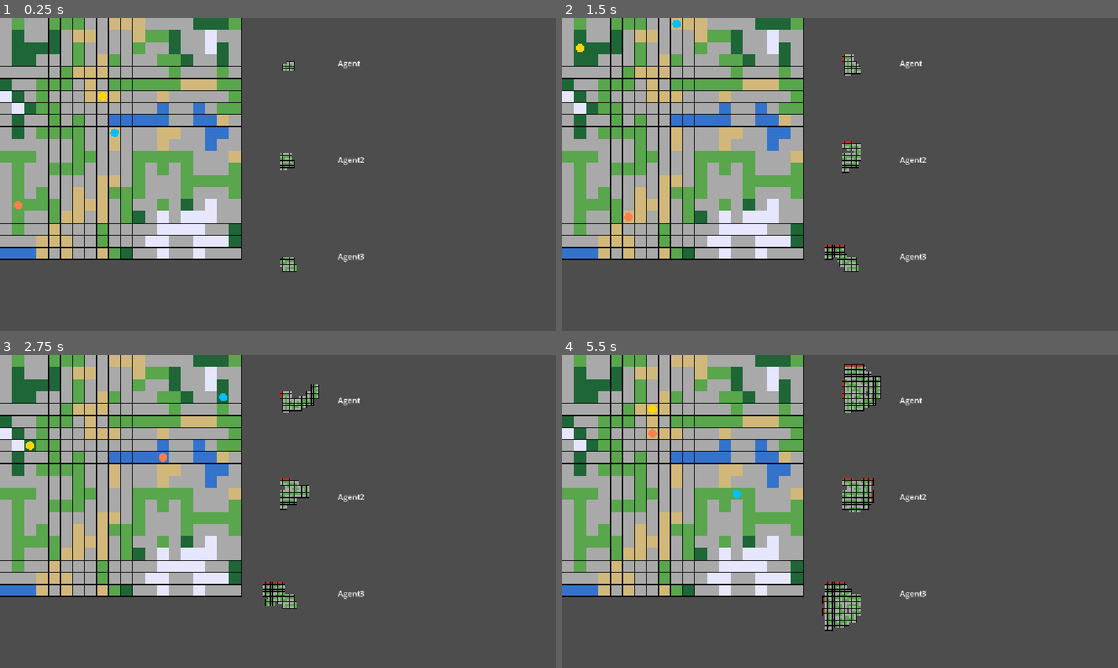
Above: before the commit, frames 1-4 (two rows, left to right).
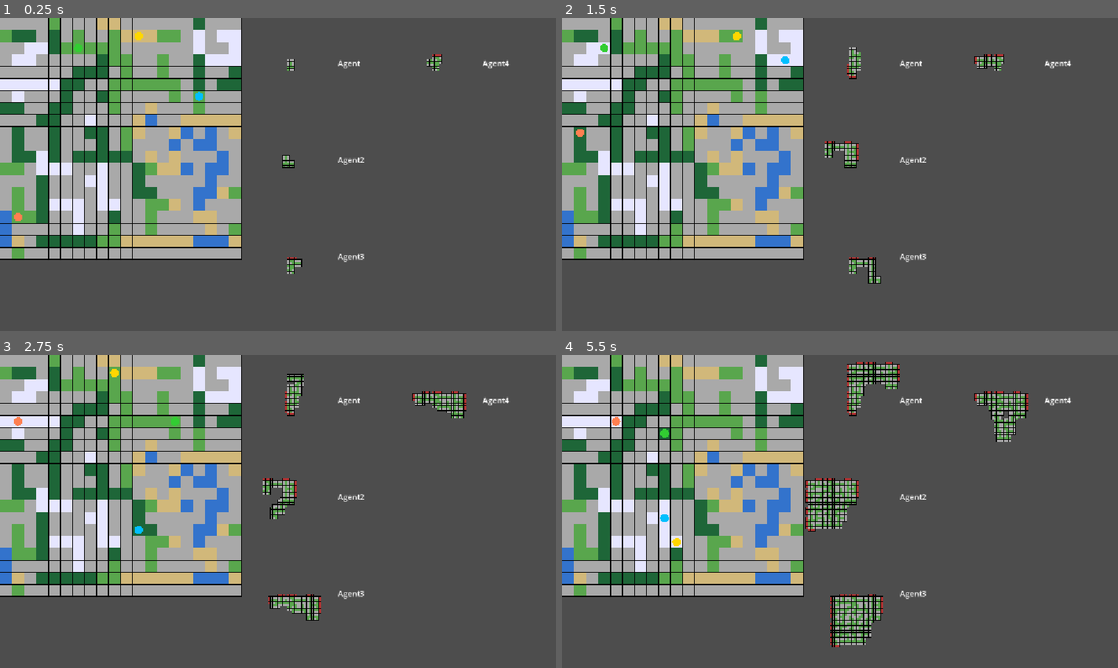
Above: after the commit, the same moments.

Repository: HugoGellida/Projet-SMA-Avanc-
Game: Godot game, scene res://node_2d.tscn
Two runs of this game, one before a commit and one after it. Both use one fixed random seed, a clock stepped at 60 frames per second and the inputs below.
Inputs:
- Up to frame 1 (0.25 s): no input
- Up to frame 2 (1.5 s): no input
- Up to frame 3 (2.75 s): no input
- Up to frame 4 (5.5 s): no input

The runs differ from the first frame. In frame 1, 20% of the frame differs, in the area x 0-92%, y 0-82%; in frame 2, 21%; in frame 3, 22%; in frame 4, 24%, in the area x 0-92%, y 0-94%.

Commit message:
bug fix: agents now know how to order their task correctly.

Diff:
--- a/node_2d.tscn
+++ b/node_2d.tscn
@@ -26,6 +26,9 @@
 [node name="Agent3" type="Node2D" parent="Agents" unique_id=564121910]
 script = ExtResource("3_epypp")
 
+[node name="Agent4" type="Node2D" parent="Agents" unique_id=1082320315]
+script = ExtResource("3_epypp")
+
 [node name="SimulationManager" type="Node2D" parent="." unique_id=506008237]
 script = ExtResource("4_0hol4")
 
@@ -41,4 +44,7 @@
 [node name="AgentMapRenderer3" type="Node2D" parent="." unique_id=977042657]
 script = ExtResource("4_q6r6c")
 
+[node name="AgentMapRenderer4" type="Node2D" parent="." unique_id=2071851482]
+script = ExtResource("4_q6r6c")
+
 [connection signal="timeout" from="SimulationManager/StepTimer" to="SimulationManager" method="_on_setp_timer_timeout"]
--- a/scripts/Agent.gd
+++ b/scripts/Agent.gd
@@ -158,6 +158,19 @@
 	_remove_invalid_assigned_tasks()
 
 
+func resume_unfinished_exploration() -> void:
+	task_assignments.clear()
+	assignment_revisions.clear()
+	exploration_round_active = false
+	exploration_finished = false
+	waiting_log_emitted = false
+	_refresh_cells_to_explore()
+	print(
+		"[RESUME] %s restarting frontier exploration; %d frontiers available."
+		% [name, cells_to_explore.size()]
+	)
+
+
 func perceive(observation: Dictionary) -> void:
 	for offset: Vector2i in observation:
 		var local_coord := local_position + offset
@@ -198,7 +211,7 @@
 	cells_to_explore.clear()
 
 	for coord: Vector2i in local_map:
-		if not explored_cells.has(coord) and _is_frontier_position(coord):
+		if _is_frontier_position(coord):
 			cells_to_explore.append(coord)
 
 
@@ -342,7 +355,6 @@
 		)
 
 	if assignment_changes["pair_changed"]:
-		exploration_round_active = true
 		exploration_finished = false
 
 	if is_new_contact or map_changed or assignment_changes["other_changed"]:
@@ -463,22 +475,40 @@
 			self_route_cost = total_self_cost
 			self_route_position = task
 
+	var self_assignments_changed: bool = self_tasks != _get_assigned_tasks(self)
+	var sender_assignments_changed: bool = (
+		sender_tasks != _get_assigned_tasks(sender)
+	)
 	task_assignments[self] = self_tasks
 	task_assignments[sender] = sender_tasks
-	assignment_revisions[self] = int(assignment_revisions.get(self, 0)) + 1
-	assignment_revisions[sender] = int(assignment_revisions.get(sender, 0)) + 1
-	exploration_round_active = true
-	exploration_finished = false
-	waiting_log_emitted = false
-	print(
-		"[TASKS] %s / %s meeting at %s; %s tasks: %s; %s tasks: %s"
-		% [
-			name,
-			sender.name,
-			meeting_position,
-			name,
-			self_tasks,
-			sender.name,
-			sender_tasks
-		]
+	if self_assignments_changed:
+		assignment_revisions[self] = int(assignment_revisions.get(self, 0)) + 1
+	if sender_assignments_changed:
+		assignment_revisions[sender] = int(assignment_revisions.get(sender, 0)) + 1
+
+	var has_pending_tasks: bool = (
+		not self_tasks.is_empty()
+		or not sender_tasks.is_empty()
+		or not reserved_tasks.is_empty()
 	)
+	if has_pending_tasks or not cells_to_explore.is_empty():
+		exploration_round_active = true
+		exploration_finished = false
+		waiting_log_emitted = false
+	else:
+		exploration_round_active = false
+		exploration_finished = true
+
+	if has_pending_tasks or self_assignments_changed or sender_assignments_changed:
+		print(
+			"[TASKS] %s / %s meeting at %s; %s tasks: %s; %s tasks: %s"
+			% [
+				name,
+				sender.name,
+				meeting_position,
+				name,
+				self_tasks,
+				sender.name,
+				sender_tasks
+			]
+		)
--- a/scripts/Map.gd
+++ b/scripts/Map.gd
@@ -5,7 +5,7 @@
 @export_range(0.0, 0.6)
 var obstacle_density: float = 0.9
 
-@export var seed: int = 666
+@export var seed: int = 12345
 @export var randomize_seed: bool = false
 
 var content: Array[Tile] = []
--- a/scripts/SimulationManager.gd
+++ b/scripts/SimulationManager.gd
@@ -10,6 +10,7 @@
 @onready var agent_map_renderer_1: AgentMapRenderer = $"../AgentMapRenderer1"
 @onready var agent_map_renderer_2: AgentMapRenderer = $"../AgentMapRenderer2"
 @onready var agent_map_renderer_3: AgentMapRenderer = $"../AgentMapRenderer3"
+@onready var agent_map_renderer_4: AgentMapRenderer = $"../AgentMapRenderer4"
 
 
 var agent_with_world_positions: Dictionary = {}
@@ -97,6 +98,12 @@
 		agent.map_renderer.label_text = agent.name
 		agent.map_renderer.position = Vector2(600, 500)
 
+	elif agent.name == "Agent4":
+		agent.map_renderer = agent_map_renderer_4
+		agent.map_renderer.setup(agent)
+		agent.map_renderer.label_text = agent.name
+		agent.map_renderer.position = Vector2(900, 100)
+
 	_update_agent_perception(agent)
 	_update_agent_display(agent)
 
@@ -162,7 +169,7 @@
 	simulation_step += 1
 	var all_finished: bool = true
 
-	print("Simulation step: ", simulation_step)
+	#print("Simulation step: ", simulation_step)
 
 	# execute agents action
 	for agent: Agent in agent_with_world_positions:
@@ -203,29 +210,35 @@
 			break
 
 	if all_finished:
-		var missing_agent_map_cells: int = _get_missing_agent_map_cells_count()
-		if missing_agent_map_cells == 0:
+		var all_agent_maps_complete: bool = true
+		for agent: Agent in agent_with_world_positions:
+			if _get_missing_world_cells_count(agent) > 0:
+				all_agent_maps_complete = false
+				break
+
+		if all_agent_maps_complete:
 			$StepTimer.stop()
 			print("Exploration finished! ")
 		elif not waiting_for_map_coverage:
 			waiting_for_map_coverage = true
 			push_warning(
-				"Agents are idle, but %d agent-map cells are still missing."
-				% missing_agent_map_cells
+				"Agents are idle, but at least one map is incomplete; restarting frontier exploration."
 			)
+			for agent: Agent in agent_with_world_positions:
+				agent.resume_unfinished_exploration()
 	elif waiting_for_map_coverage:
 		waiting_for_map_coverage = false
 
 
-func _get_missing_agent_map_cells_count() -> int:
+func _get_missing_world_cells_count(agent: Agent) -> int:
 	var missing_count: int = 0
-	for agent: Agent in agent_with_world_positions:
-		var agent_world_origin: Vector2i = (
-			agent_with_world_positions[agent] - agent.local_position
-		)
-		for tile: Tile in world.content:
-			var local_coord: Vector2i = tile.coord - agent_world_origin
-			if not agent.local_map.has(local_coord):
-				missing_count += 1
+	var agent_world_origin: Vector2i = (
+		agent_with_world_positions[agent] - agent.local_position
+	)
+
+	for tile: Tile in world.content:
+		var local_coord: Vector2i = tile.coord - agent_world_origin
+		if not agent.local_map.has(local_coord):
+			missing_count += 1
 
 	return missing_count
